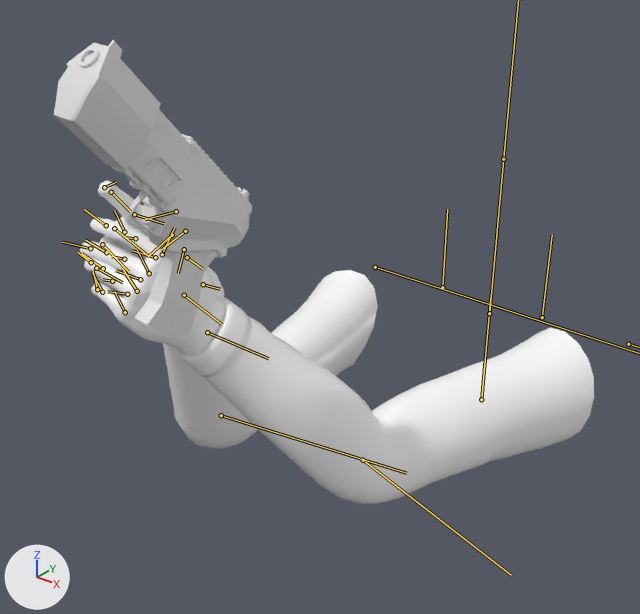
A saved change to the FBX model 2.2 Indie game/Assets/Models + Textures + Mats/Guns/FPS_Pistol/PistolRig@Shoot.fbx.
Both versions are drawn from a 50 mm camera at (0.46, -0.917, 1.945) aimed at (-0.015, -0.323, 1.577). Lighting does not change. The marker at lower left points along +X, +Y and +Z. Both versions are drawn at frame 6 of the action 'Take 001'; the numbers are the values there. The bones that bend it are drawn over the model as lines.

Objects in the first picture: 'Arm_Mesh3', 'Pistol_Barrel_Mesh', 'Pistol_Trigger_Mesh'.
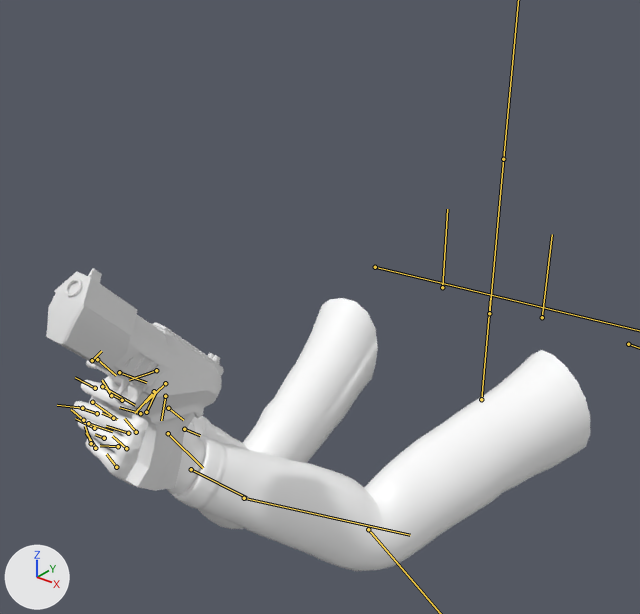
ob_pistol_01 is not drawn itself; it is the parent of ob_pistol_barrel_mesh, ob_pistol_trigger_mesh.

Where the change shows, as pixel boxes [x1, y1, x2, y2] in the pictures (640 x 614 px):
'Arm_Mesh3', posed (15% shorter): before [80, 181, 594, 504]; after [73, 298, 590, 571]
'Pistol_Barrel_Mesh', posed (11% narrower, 27% shorter): before [54, 40, 206, 209]; after [46, 268, 181, 391]
'Pistol_Trigger_Mesh', posed (13% narrower, 16% shorter): before [128, 134, 252, 336]; after [115, 322, 223, 491]
bone 'Character1_LeftHand', root to tip: before (207, 332) to (268, 358); after (191, 469) to (246, 497)
bone 'Character1_RightForeArm', root to tip: before (221, 415) to (406, 473); after (244, 498) to (410, 535)
bone 'Character1_RightHand', root to tip: before (184, 295) to (222, 324); after (168, 433) to (203, 468)

The edits, one by one:
Bone 'Character1_LeftArm' (bone_character1_leftarm) turns from (-90, -106, 9) to (54, -62, -131) degrees about its own x, y and z.
Bone 'Character1_LeftForeArm' (bone_character1_leftforearm) turns from (-4, -36, -3) to (-4, -37, -3) degrees about its own x, y and z.
Bone 'Character1_LeftHand' (bone_character1_lefthand) turns from (10, 4, 12) to (13, -11, 16) degrees about its own x, y and z.
Bone 'Character1_RightArm' (bone_character1_rightarm) turns from (50, -83, -136) to (3, -62, -95) degrees about its own x, y and z.
Bone 'Character1_RightForeArm' (bone_character1_rightforearm) turns from (-5, -52, -4) to (-6, -63, -5) degrees about its own x, y and z.
Bone 'Character1_RightHand' (bone_character1_righthand) turns from (27, 11, 28) to (23, 2, 19) degrees about its own x, y and z.
